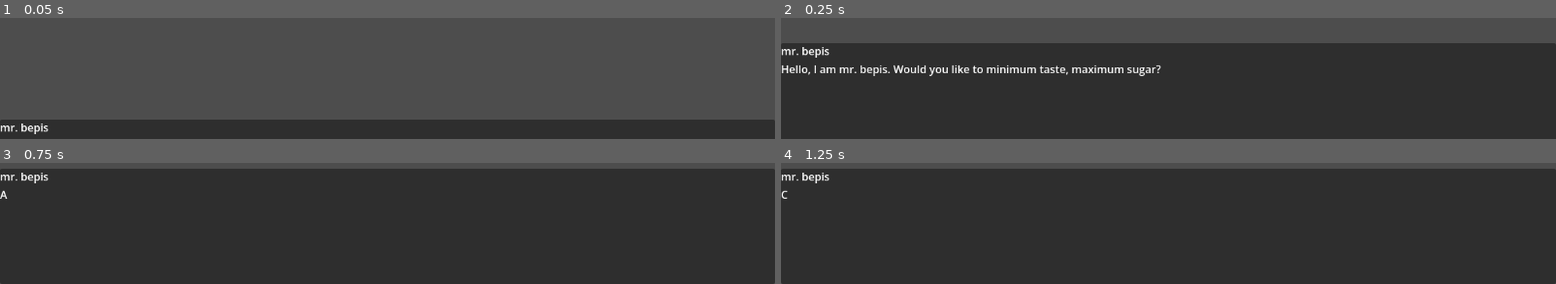
Above: before the commit, frames 1-4 (two rows, left to right).
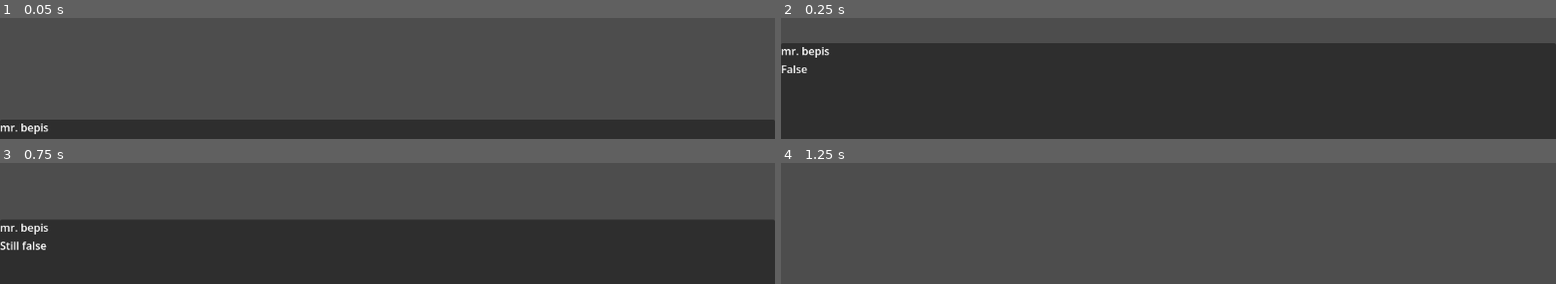
Above: after the commit, the same moments.

Repository: TerjeBallestad/pespi-mask
Game: Godot game, scene res://scenes/dialog_test.tscn
Same seed, same stepped clock (60 frames per second), same inputs: the game is played once before the commit and once after it.
Inputs:
- Up to frame 1 (0.05 s): no input
- Up to frame 2 (0.25 s): no input
- Up to frame 3 (0.75 s): tap Enter (ui_accept) at 0.5, 0.6 s
- Up to frame 4 (1.25 s): tap Enter (ui_accept) at 0.77, 1.07 s

Frame 1 is identical in both runs. In frame 2, 1.5% of the frame differs, in the area x 0-50%, y 39-48%; in frame 3, 42%; in frame 4, 95%, in the area x 0-100%, y 4-100%.

Commit message:
Add Else conditions for making make-shift else blocks

Diff:
--- a/assets/dialog/sequences/abc.tres
+++ b/assets/dialog/sequences/abc.tres
@@ -1,14 +1,22 @@
 [gd_resource type="Resource" script_class="DialogSequence" format=3 uid="uid://cfgikcke2r1tb"]
 
 [ext_resource type="Script" uid="uid://37gjw0vakjw1" path="res://scripts/dialog/resources/dialog.gd" id="1_c7llb"]
+[ext_resource type="Script" uid="uid://06trnasd6n0o" path="res://scripts/dialog/resources/condition_types/compare_condition.gd" id="2_11e7a"]
 [ext_resource type="Script" uid="uid://cs3md0jmnapvw" path="res://scripts/dialog/resources/dialog_sequence.gd" id="2_mg1up"]
 [ext_resource type="Script" uid="uid://b7h5l8uj1r70x" path="res://scripts/dialog/resources/dialog_types/text_dialog.gd" id="2_t65n8"]
 [ext_resource type="Resource" uid="uid://o051ka38mlni" path="res://assets/dialog/speakers/pepsi_man.tres" id="3_11e7a"]
+
+[sub_resource type="Resource" id="Resource_i6u8s"]
+script = ExtResource("2_11e7a")
+variable_name = "y"
+value = null
+metadata/_custom_type_script = "uid://06trnasd6n0o"
 
 [sub_resource type="Resource" id="Resource_xt5re"]
 script = ExtResource("2_t65n8")
 speaker = ExtResource("3_11e7a")
 text = "A"
+condition = SubResource("Resource_i6u8s")
 metadata/_custom_type_script = "uid://b7h5l8uj1r70x"
 
 [sub_resource type="Resource" id="Resource_d0xjc"]
--- a/scenes/dialog_test.tscn
+++ b/scenes/dialog_test.tscn
@@ -8,42 +8,49 @@
 [ext_resource type="Resource" uid="uid://o051ka38mlni" path="res://assets/dialog/speakers/pepsi_man.tres" id="4_r0p54"]
 [ext_resource type="Script" uid="uid://cs3md0jmnapvw" path="res://scripts/dialog/resources/dialog_sequence.gd" id="5_87qe6"]
 [ext_resource type="Script" uid="uid://d4hkqiahf2p68" path="res://scripts/dialog/resources/dialog_types/assignor_dialog.gd" id="6_r0p54"]
-[ext_resource type="Script" uid="uid://b7t134yeapyyx" path="res://scripts/dialog/resources/dialog_types/redirector_dialog.gd" id="8_pket2"]
-[ext_resource type="Resource" uid="uid://cfgikcke2r1tb" path="res://assets/dialog/sequences/abc.tres" id="9_rpmu6"]
+[ext_resource type="Script" uid="uid://lo6ya4qjdj1x" path="res://scripts/dialog/resources/condition_types/else_condition.gd" id="8_87qe6"]
 
-[sub_resource type="Resource" id="Resource_pket2"]
-script = ExtResource("3_07oah")
-speaker = ExtResource("4_r0p54")
-text = "Hello, I am mr. bepis. Would you like to minimum taste, maximum sugar?"
-metadata/_custom_type_script = "uid://b7h5l8uj1r70x"
-
-[sub_resource type="Resource" id="Resource_87qe6"]
-script = ExtResource("6_r0p54")
-variable_name = "x"
-value = null
-metadata/_custom_type_script = "uid://d4hkqiahf2p68"
-
-[sub_resource type="Resource" id="Resource_ljip2"]
+[sub_resource type="Resource" id="Resource_07oah"]
 script = ExtResource("4_07oah")
 variable_name = "x"
 value = null
 metadata/_custom_type_script = "uid://06trnasd6n0o"
 
+[sub_resource type="Resource" id="Resource_r0p54"]
+script = ExtResource("3_07oah")
+speaker = ExtResource("4_r0p54")
+text = "True"
+condition = SubResource("Resource_07oah")
+metadata/_custom_type_script = "uid://b7h5l8uj1r70x"
+
+[sub_resource type="Resource" id="Resource_pket2"]
+script = ExtResource("6_r0p54")
+variable_name = "x"
+operator = 1
+value = null
+metadata/_custom_type_script = "uid://d4hkqiahf2p68"
+
+[sub_resource type="Resource" id="Resource_ljip2"]
+script = ExtResource("8_87qe6")
+metadata/_custom_type_script = "uid://lo6ya4qjdj1x"
+
+[sub_resource type="Resource" id="Resource_87qe6"]
+script = ExtResource("3_07oah")
+speaker = ExtResource("4_r0p54")
+text = "False"
+condition = SubResource("Resource_ljip2")
+group_with_above = false
+metadata/_custom_type_script = "uid://b7h5l8uj1r70x"
+
 [sub_resource type="Resource" id="Resource_4con6"]
 script = ExtResource("3_07oah")
 speaker = ExtResource("4_r0p54")
-text = "bepis."
-condition = SubResource("Resource_ljip2")
+text = "Still false"
 metadata/_custom_type_script = "uid://b7h5l8uj1r70x"
-
-[sub_resource type="Resource" id="Resource_e4rgx"]
-script = ExtResource("8_pket2")
-sequence = ExtResource("9_rpmu6")
-metadata/_custom_type_script = "uid://b7t134yeapyyx"
 
 [sub_resource type="Resource" id="Resource_rpmu6"]
 script = ExtResource("5_87qe6")
-dialogs = Array[ExtResource("2_4k4dp")]([SubResource("Resource_pket2"), SubResource("Resource_87qe6"), SubResource("Resource_4con6"), SubResource("Resource_e4rgx")])
+dialogs = Array[ExtResource("2_4k4dp")]([SubResource("Resource_r0p54"), SubResource("Resource_pket2"), SubResource("Resource_87qe6"), SubResource("Resource_4con6")])
 metadata/_custom_type_script = "uid://cs3md0jmnapvw"
 
 [node name="DialogTest" type="Node2D" unique_id=1908033355]
--- a/scripts/dialog/dialog_manager.gd
+++ b/scripts/dialog/dialog_manager.gd
@@ -13,6 +13,11 @@
 var _current_sequence: DialogSequence
 var _playing := false
 var _sequence_index := -1
+var _previous_node_condition_result := true
+
+var previous_node_condition_result: bool:
+	get:
+		return _previous_node_condition_result
 
 # TODO: Should not be exported. Need controllable functions for this and a signal upon assignment
 @export
@@ -67,6 +72,7 @@
 		exiting_dialog.emit(current_dialog)
 
 	var loop_count := 0
+
 	while true:
 		loop_count += 1
 		if loop_count > 100:
@@ -75,21 +81,26 @@
 
 		_sequence_index += 1
 
+
 		# End of dialog. Stopping
 		if not current_dialog:
 			stop_dialog()
 			return OK
 
+		# Important to do this here, before returning for disabled nodes.
+		# Because we don't want a node's disabledness to affect nodes below it
+		var condition_result := not current_dialog.condition or current_dialog.condition.is_condition_met(self)
+		if current_dialog.group_with_above:
+			condition_result = condition_result and previous_node_condition_result
+
+		_previous_node_condition_result = condition_result
+
 		# Disabled dialog. Automatic not OK
 		if not current_dialog.enabled:
 			continue
 
-		# No condition. OK
-		if not current_dialog.condition:
-			break
-
-		# Condition that is met. OK
-		if current_dialog.condition.is_condition_met(self):
+		# Condition that is met. OK unless group_with_above is set and node above is false
+		if condition_result:
 			break
 
 		# Otherwise condition isn't met. Not OK
--- /dev/null
+++ b/scripts/dialog/resources/condition_types/else_condition.gd
@@ -0,0 +1,7 @@
+## Condition that is the opposite of the node above's
+## Can be used for 'else' blocks or combined with other conditions for 'elif's
+
+class_name ElseCondition extends DialogCondition
+
+func is_condition_met(manager: DialogManager) -> bool:
+	return not manager.previous_node_condition_result
--- a/scripts/dialog/resources/dialog.gd
+++ b/scripts/dialog/resources/dialog.gd
@@ -2,11 +2,20 @@
 class_name Dialog extends Resource
 
 @export_group("Conditions")
+## Whether this dialog entry is enabled.
+## Disabled entries will never be executed, but their conditions are still used by other entries with group_with_above set
 @export
 var enabled := true
 
+## The condition that must be met for this dialog entry to execute
 @export
 var condition: DialogCondition
+
+## If enabled, the condition of the node directly above this one must also be true (specifically when it is evaluated)
+## This is independent of whether the node above is enabled or not
+## You may combine this with a condition
+@export
+var group_with_above := true
 
 func on_display(_box: DialogBox, _manager: DialogManager) -> void:
 	pass
Not shown, added: scripts/dialog/resources/condition_types/else_condition.gd.uid
